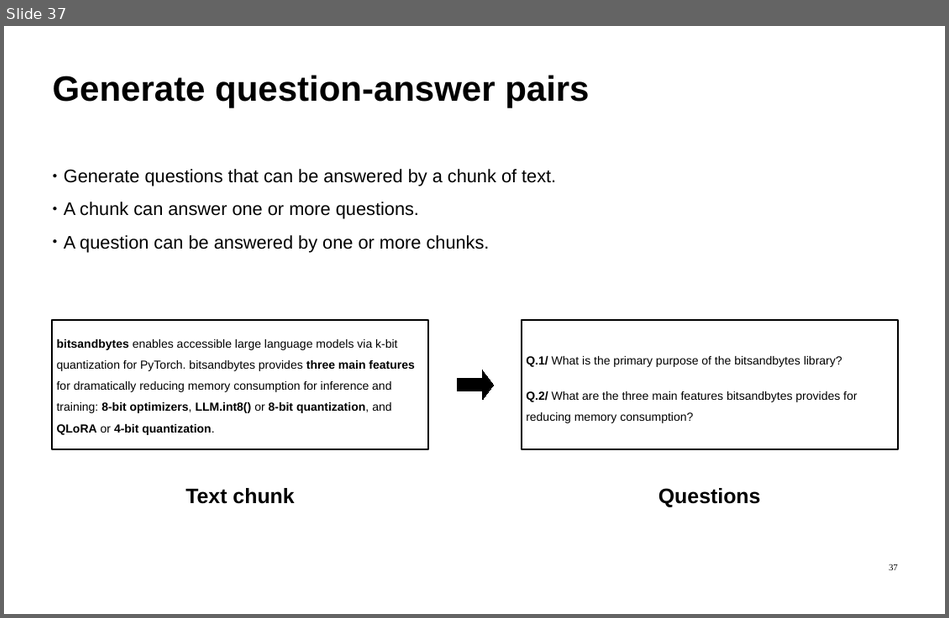
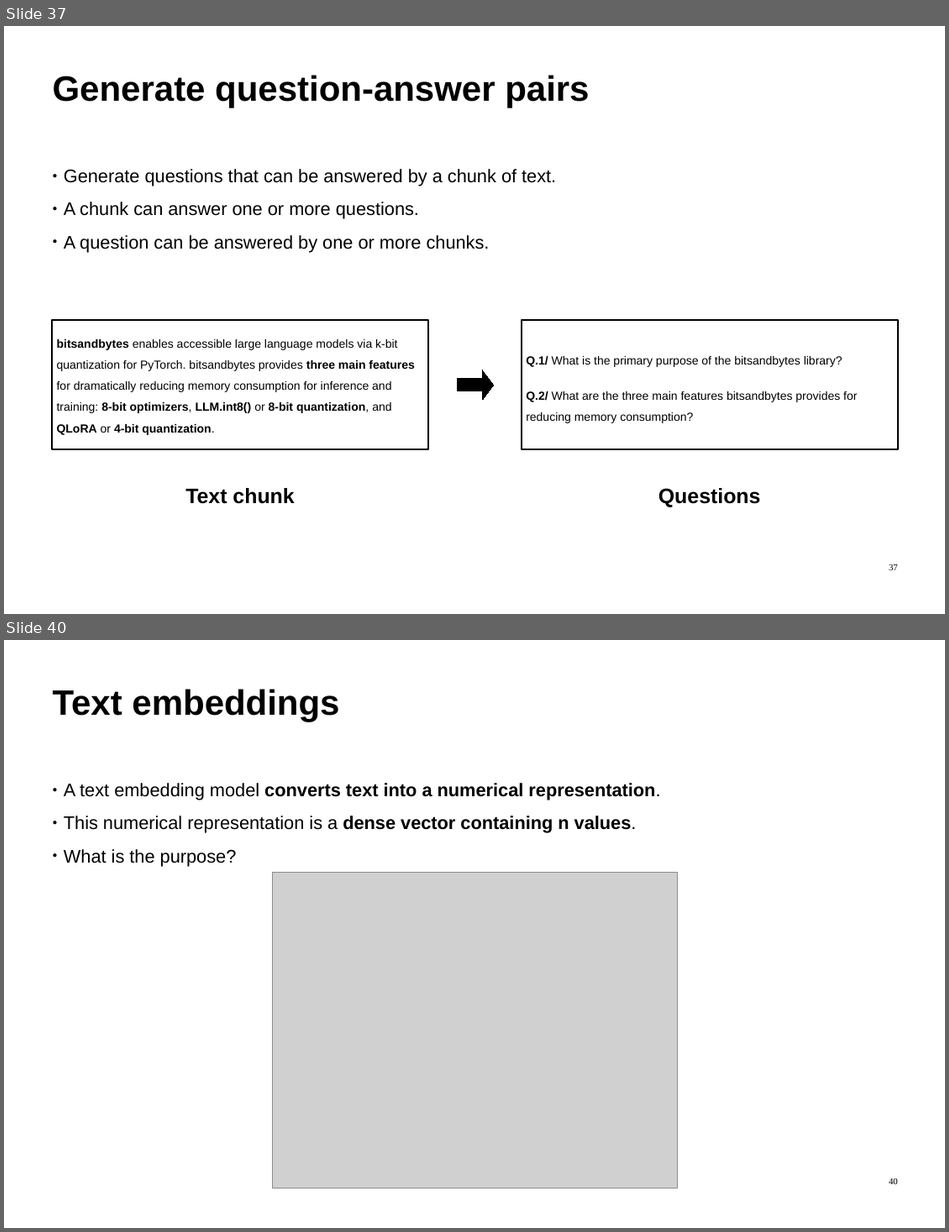
Before and after one commit to ImadSaddik/Benchmark_Embedding_Models, a slide deck: slides/benchmark_embedding_models.odp. Shown one above the other, each under a label of ours: slide 37 before the commit, slides 37 and 40 after it; the slides between them are not shown. The pictures are 949x618 and 949x1232 pixels, drawn with LibreOffice and Linux fonts; fonts in the diff are those of the drawing; grey boxes stand for pictures. Boxes give left, top, right and bottom in pixels: in the first picture for what was removed or moved away, otherwise in the second. Text is boxed around its words. In the diff, an @@ line names an element or a change of style, - is before the commit and + after.

Commit message:
Added the slides for the embedding section

```diff
--- a/slides/benchmark_embedding_models.odp
+++ b/slides/benchmark_embedding_models.odp
@@ slide 40 added at (x1=4, y1=640, x2=945, y2=1228), background #FFFFFF @@
@@ text added at (x1=53, y1=689, x2=339, y2=721), 54 pt, text #000000, bold @@
+Text embeddings
@@ text added at (x1=64, y1=783, x2=660, y2=866), 28 pt, text #000000 @@
+● A text embedding model converts text into a numerical representation.
+● This numerical representation is a dense vector containing n values.
+● What is the purpose?
@@ picture added at (x1=272, y1=873, x2=677, y2=1188) @@
@@ page number added at (x1=889, y1=1178, x2=898, y2=1184), 14 pt, text #000000 @@
+40
```
Also in this commit, not shown: 11 other slides added, 6 other files.
